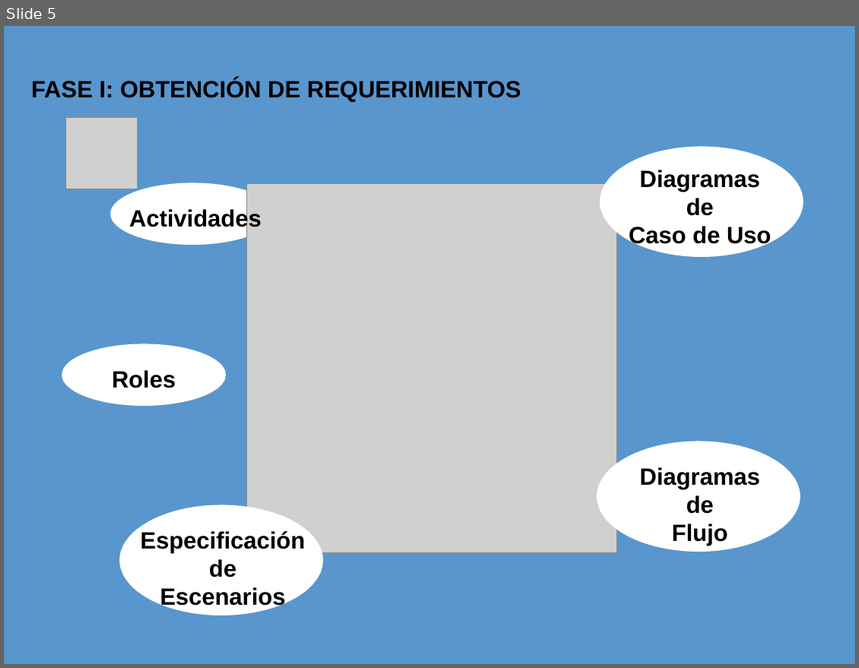
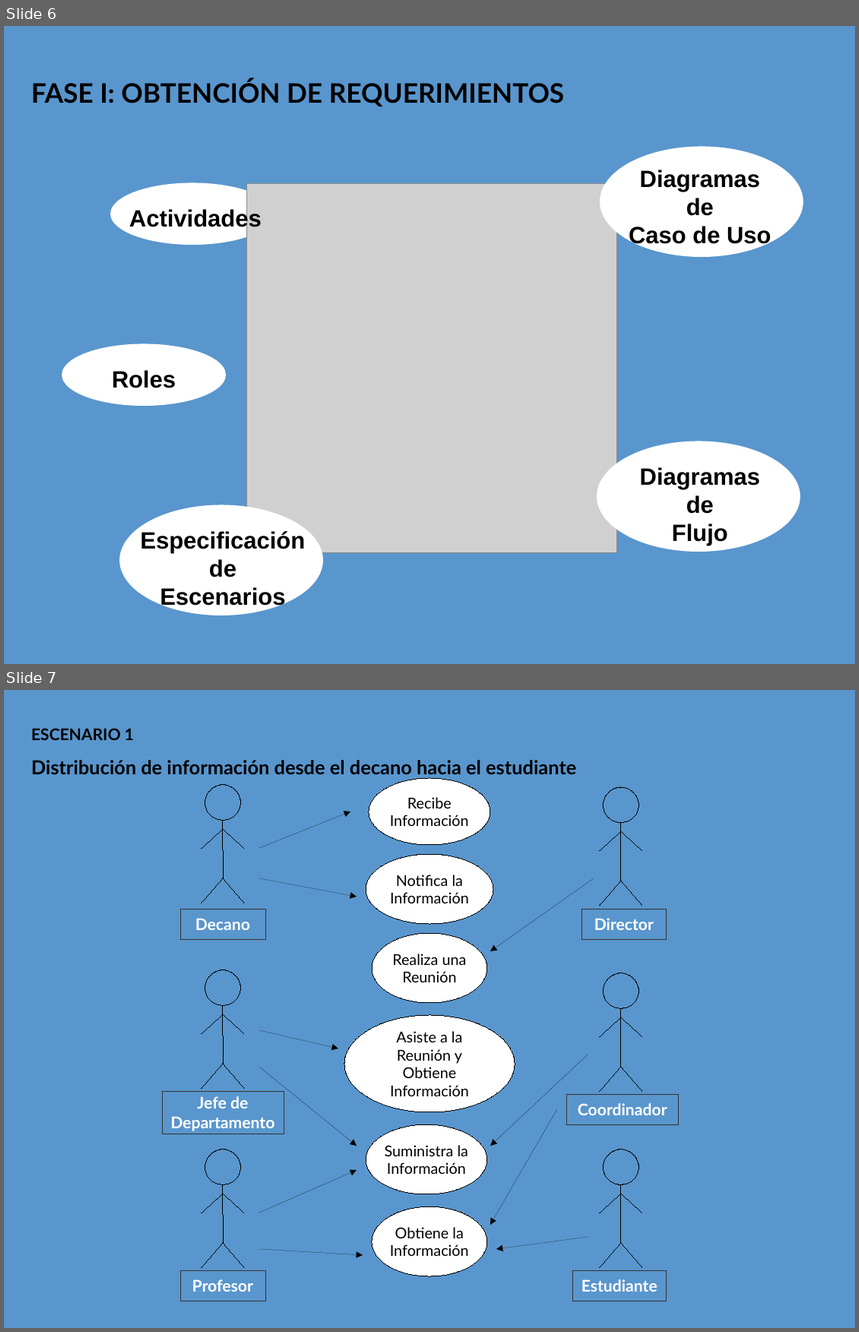
Before and after one commit to heric1812/eduais-proyecto-investigacion, a slide deck: diapositivas/PGrado2_Presentación.odp. Shown one above the other, each under a label of ours: slide 5 before the commit, slides 6 and 7 after it. The pictures are 859x668 and 859x1332 pixels, drawn with LibreOffice and Linux fonts; fonts in the diff are those of the drawing; grey boxes stand for pictures. Boxes give left, top, right and bottom in pixels: in the first picture for what was removed or moved away, otherwise in the second. Text is boxed around its words. In the diff, an @@ line names an element or a change of style, - is before the commit and + after.

```diff
--- a/diapositivas/PGrado2_Presentación.odp
+++ b/diapositivas/PGrado2_Presentación.odp
@@ slide 7 added at [4,690,855,1328], background #FFFFFF @@
@@ rectangle added at [4,690,855,1328], fill #5996CD @@
@@ text added at [31,728,576,778], 18 pt, text #000000, bold @@
+ESCENARIO 1
+Distribución de información desde el decano hacia el estudiante
@@ ellipse added at [369,778,490,845], fill #FFFFFF, outline #000000 0 pt, 14 pt, text #000000 @@
+Recibe
+Información
@@ arrow added from (259, 848) to (351, 812), #000000 0 pt @@
@@ group added at [202,785,244,904]: 5 lines, 1 ellipse @@
@@ group added at [601,787,643,906]: 5 lines, 1 ellipse @@
@@ ellipse added at [367,854,493,925], fill #FFFFFF, outline #000000 0 pt, 14 pt, text #000000 @@
+Notifica la
+Información
@@ arrow added from (259, 878) to (357, 897), #000000 0 pt @@
@@ arrow added from (594, 878) to (490, 952), #000000 0 pt @@
@@ rectangle added at [180,909,265,939], outline #333333 0.51 pt, 15 pt, text #FFFFFF, bold @@
+Decano
@@ rectangle added at [582,909,667,939], outline #333333 0.51 pt, 15 pt, text #FFFFFF, bold @@
+Director
@@ ellipse added at [372,933,487,1003], fill #FFFFFF, outline #000000 0 pt, 14 pt, text #000000 @@
+Realiza una
+Reunión
@@ group added at [202,970,244,1088]: 5 lines, 1 ellipse @@
@@ arrow added from (259, 1030) to (338, 1049), #000000 0 pt @@
@@ ellipse added at [344,1015,515,1113], fill #FFFFFF, outline #000000 0 pt, 14 pt, text #000000 @@
+Asiste a la
+Reunión y
+Obtiene
+Información
@@ group added at [601,973,643,1091]: 5 lines, 1 ellipse @@
@@ arrow added from (259, 1067) to (357, 1147), #000000 0 pt @@
@@ arrow added from (588, 1055) to (490, 1147), #000000 0 pt @@
@@ rectangle added at [162,1091,284,1134], outline #333333 0.51 pt, 15 pt, text #FFFFFF, bold @@
+Jefe de
+Departamento
@@ rectangle added at [566,1095,679,1125], outline #333333 0.51 pt, 15 pt, text #FFFFFF, bold @@
+Coordinador
@@ arrow added from (558, 1110) to (490, 1225), #000000 0 pt @@
@@ ellipse added at [367,1125,487,1195], fill #FFFFFF, outline #000000 0 pt, 14 pt, text #000000 @@
+Suministra la
+Información
@@ arrow added from (259, 1213) to (357, 1170), #000000 0 pt @@
@@ group added at [202,1150,244,1268]: 5 lines, 1 ellipse @@
@@ ellipse added at [372,1207,487,1276], fill #FFFFFF, outline #000000 0 pt, 14 pt, text #000000 @@
+Obtiene la
+Información
@@ group added at [601,1150,643,1268]: 5 lines, 1 ellipse @@
@@ arrow added from (259, 1249) to (363, 1255), #000000 0 pt @@
@@ arrow added from (588, 1238) to (496, 1249), #000000 0 pt @@
@@ rectangle added at [180,1271,265,1301], outline #333333 0.51 pt, 15 pt, text #FFFFFF, bold @@
+Profesor
@@ rectangle added at [572,1271,667,1301], outline #333333 0.51 pt, 15 pt, text #FFFFFF, bold @@
+Estudiante
@@ what was slide 5 is now slide 6 @@
@@ slide 6 changed as well @@
@@ text "FASE I: OBTENCIÓN DE REQUERIMIENTOS" at [31,80,564,107]: size 22 to 25 pt, font Arial to Lato @@
@@ picture removed at [66,117,138,189] @@
```
Also in this commit, not shown: 8 other slides changed, 6 other slides added, 38 other files.
